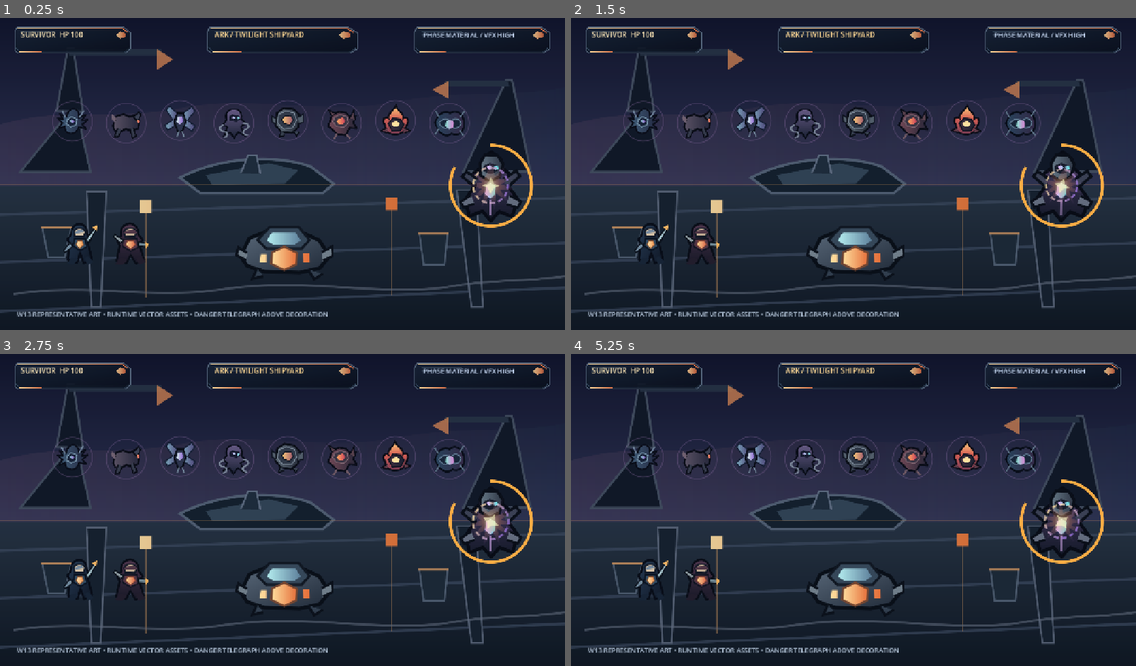
Above: before the commit, frames 1-4 (two rows, left to right).
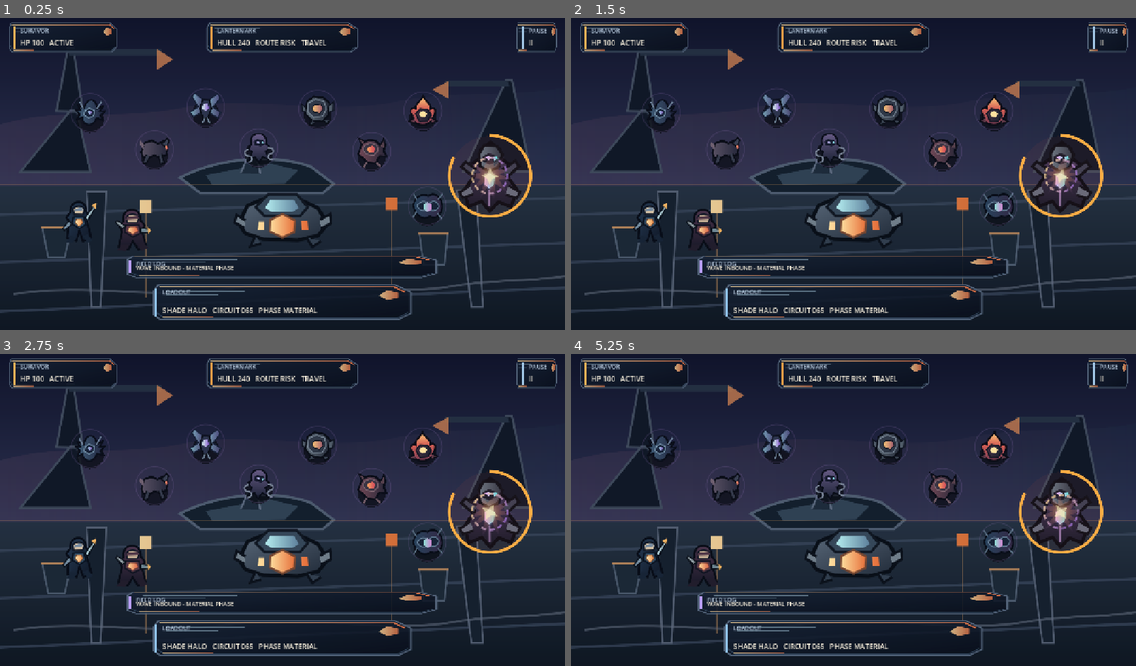
Above: after the commit, the same moments.

Repository: shaterguy/temporary-repository
Game: Godot game, scene res://game/presentation/w13_showcase.tscn
Same seed, same stepped clock (60 frames per second), same inputs: the game is played once before the commit and once after it. This scene is started directly instead of the project's main scene.
Inputs:
- Up to frame 1 (0.25 s): no input
- Up to frame 2 (1.5 s): tap Enter at 0.5 s; hold D 0.53-1.28 s; tap 1 at 0.6 s; tap Space at 0.77 s; hold S from 1.28 s (still down); tap 3 at 1.35 s
- Up to frame 3 (2.75 s): tap Space at 1.52 s; release S at 2.03 s; hold D from 2.03 s (still down); tap 2 at 2.1 s
- Up to frame 4 (5.25 s): release D at 2.78 s; hold W 2.78-3.53 s; tap 4 at 2.85 s; tap Space at 3.02, 3.77, 4.52 s; hold A 3.53-5.03 s; tap 5 at 3.6 s; tap Q at 4.35 s; hold S from 5.03 s (still down); tap Enter at 5.1 s

The runs differ from the first frame. In frame 1, 16% of the frame differs, in the area x 1-99%, y 1-97%; in frame 2, 16%; in frame 3, 16%; in frame 4, 16%.

Commit message:
fix(w13): align showcase with runtime combat HUD

Diff:
--- a/game/presentation/w13_showcase.gd
+++ b/game/presentation/w13_showcase.gd
@@ -1,6 +1,8 @@
 extends Node2D
 
 const Catalog = preload("res://game/presentation/art_catalog.gd")
+const RepresentativeHud = preload("res://game/presentation/representative_hud.gd")
+const BASELINE_SIZE := Vector2(1280.0, 720.0)
 
 var _textures: Dictionary = {}
 var _elapsed: float = 0.0
@@ -22,38 +24,55 @@
 func _draw() -> void:
     var environment: Texture2D = _textures.get("environment_twilight_shipyard")
     if environment != null:
-        draw_texture_rect(environment, Rect2(Vector2.ZERO, Vector2(1280.0, 720.0)), false)
-    draw_rect(Rect2(Vector2.ZERO, Vector2(1280.0, 720.0)), Color(0.02, 0.03, 0.06, 0.10), true)
+        draw_texture_rect(environment, Rect2(Vector2.ZERO, BASELINE_SIZE), false)
+    draw_rect(Rect2(Vector2.ZERO, BASELINE_SIZE), Color(0.02, 0.03, 0.06, 0.10), true)
 
-    _sprite("player_aurora", Vector2(180.0, 524.0), Vector2(88.0, 104.0), sin(_elapsed * 2.0) * 0.02)
-    _sprite("player_cinder", Vector2(295.0, 524.0), Vector2(88.0, 104.0), -sin(_elapsed * 2.0) * 0.02)
-    _sprite("ark_lantern_bastion", Vector2(644.0, 542.0), Vector2(224.0, 140.0))
-    _sprite("boss_drowned_navigator", Vector2(1112.0, 392.0), Vector2(148.0, 170.0), sin(_elapsed * 1.3) * 0.018)
+    _sprite("player_aurora", Vector2(178.0, 474.0), Vector2(88.0, 104.0), sin(_elapsed * 2.0) * 0.02)
+    _sprite("player_cinder", Vector2(300.0, 492.0), Vector2(88.0, 104.0), -sin(_elapsed * 2.0) * 0.02)
+    _sprite("ark_lantern_bastion", Vector2(640.0, 468.0), Vector2(224.0, 140.0), sin(_elapsed * 1.1) * 0.006)
 
-    var enemy_positions := [
-        Vector2(164.0, 246.0), Vector2(286.0, 250.0), Vector2(408.0, 244.0), Vector2(530.0, 250.0),
-        Vector2(652.0, 244.0), Vector2(774.0, 250.0), Vector2(896.0, 244.0), Vector2(1018.0, 250.0),
+    var enemy_positions: Array[Vector2] = [
+        Vector2(204.0, 226.0), Vector2(350.0, 310.0), Vector2(466.0, 214.0), Vector2(586.0, 306.0),
+        Vector2(720.0, 218.0), Vector2(842.0, 314.0), Vector2(958.0, 222.0), Vector2(968.0, 438.0),
     ]
     for index in range(Catalog.ENEMY_IDS.size()):
-        _sprite(str(Catalog.ENEMY_IDS[index]), enemy_positions[index], Vector2(76.0, 76.0), sin(_elapsed * 1.7 + index) * 0.045)
-        draw_arc(enemy_positions[index], 45.0, 0.0, TAU, 32, Color(0.63, 0.48, 0.72, 0.26), 2.0, true)
+        var center: Vector2 = enemy_positions[index]
+        draw_circle(center + Vector2(0.0, 15.0), 31.0, Color(0.035, 0.045, 0.075, 0.72))
+        _sprite(str(Catalog.ENEMY_IDS[index]), center, Vector2(76.0, 76.0), sin(_elapsed * 1.7 + index) * 0.045)
+        draw_arc(center, 43.0, 0.0, TAU, 32, Color(0.55, 0.43, 0.70, 0.20), 2.0, true)
 
+    var boss_center := Vector2(1110.0, 370.0)
+    _sprite("boss_drowned_navigator", boss_center, Vector2(148.0, 170.0), sin(_elapsed * 1.3) * 0.018)
     var vfx: Texture2D = _textures.get("vfx_phase_burst")
     if vfx != null:
         var pulse := 122.0 + sin(_elapsed * 3.0) * 8.0
-        _sprite("vfx_phase_burst", Vector2(1112.0, 392.0), Vector2.ONE * pulse, _elapsed * 0.18, Color(1.0, 1.0, 1.0, 0.76))
-    draw_arc(Vector2(1112.0, 392.0), 92.0, -PI * 0.5, PI * 1.15, 56, Color(1.0, 0.69, 0.27, 0.98), 6.0, true)
+        _sprite("vfx_phase_burst", boss_center, Vector2.ONE * pulse, _elapsed * 0.18, Color(1.0, 1.0, 1.0, 0.76))
+    draw_circle(boss_center, 91.0, Color(0.96, 0.34, 0.19, 0.055))
+    draw_arc(boss_center, 92.0, -PI * 0.5, PI * 1.15, 56, Color(1.0, 0.69, 0.27, 0.98), 6.0, true)
 
+    _draw_runtime_hud()
+
+
+func _draw_runtime_hud() -> void:
+    var layout: Dictionary = RepresentativeHud.layout_for(BASELINE_SIZE)
+    _draw_panel(layout["player"], "SURVIVOR", "HP 100   ACTIVE", Color(0.96, 0.70, 0.34, 1.0))
+    _draw_panel(layout["ark"], "LANTERN ARK", "HULL 240   ROUTE RISK   TRAVEL", Color(0.96, 0.62, 0.28, 1.0))
+    _draw_panel(layout["pause"], "PAUSE", "II", Color(0.63, 0.78, 0.90, 1.0))
+    _draw_panel(layout["notice"], "FIELD LOG", "WAVE INBOUND - MATERIAL PHASE", Color(0.72, 0.62, 0.96, 1.0), 13)
+    _draw_panel(layout["weapon"], "LOADOUT", "SHADE HALO   CIRCUIT 065   PHASE MATERIAL", Color(0.57, 0.77, 0.92, 1.0))
+
+
+func _draw_panel(rect: Rect2, title: String, line: String, accent: Color, line_size: int = 16) -> void:
     var panel: Texture2D = _textures.get("hud_lantern_panel")
     if panel != null:
-        draw_texture_rect(panel, Rect2(Vector2(30.0, 28.0), Vector2(270.0, 68.0)), false)
-        draw_texture_rect(panel, Rect2(Vector2(465.0, 28.0), Vector2(350.0, 68.0)), false)
-        draw_texture_rect(panel, Rect2(Vector2(935.0, 28.0), Vector2(315.0, 68.0)), false)
+        draw_texture_rect(panel, rect, false, Color(1.0, 1.0, 1.0, 0.96))
+    else:
+        draw_rect(rect, Color(0.04, 0.07, 0.11, 0.92), true)
+        draw_rect(rect, Color(0.32, 0.39, 0.48, 0.95), false, 2.0)
+    draw_rect(Rect2(rect.position + Vector2(12.0, 13.0), Vector2(5.0, rect.size.y - 26.0)), accent, true)
     var font := ThemeDB.fallback_font
-    draw_string(font, Vector2(47.0, 55.0), "SURVIVOR  HP 100", HORIZONTAL_ALIGNMENT_LEFT, 230.0, 16, Color(1.0, 0.91, 0.72, 1.0))
-    draw_string(font, Vector2(486.0, 55.0), "ARK / TWILIGHT SHIPYARD", HORIZONTAL_ALIGNMENT_LEFT, 310.0, 16, Color(1.0, 0.85, 0.58, 1.0))
-    draw_string(font, Vector2(958.0, 55.0), "PHASE MATERIAL / VFX HIGH", HORIZONTAL_ALIGNMENT_LEFT, 270.0, 15, Color(0.82, 0.89, 1.0, 1.0))
-    draw_string(font, Vector2(38.0, 690.0), "W13 REPRESENTATIVE ART • RUNTIME VECTOR ASSETS • DANGER TELEGRAPH ABOVE DECORATION", HORIZONTAL_ALIGNMENT_LEFT, 1100.0, 15, Color(0.76, 0.83, 0.91, 0.96))
+    draw_string(font, rect.position + Vector2(28.0, 27.0), title, HORIZONTAL_ALIGNMENT_LEFT, rect.size.x - 42.0, 13, Color(0.75, 0.82, 0.90, 1.0))
+    draw_string(font, rect.position + Vector2(28.0, rect.size.y - 20.0), line, HORIZONTAL_ALIGNMENT_LEFT, rect.size.x - 42.0, line_size, Color(0.96, 0.93, 0.86, 1.0))
 
 
 func _sprite(asset_id: String, center: Vector2, size: Vector2, rotation: float = 0.0, modulate: Color = Color.WHITE) -> void:
